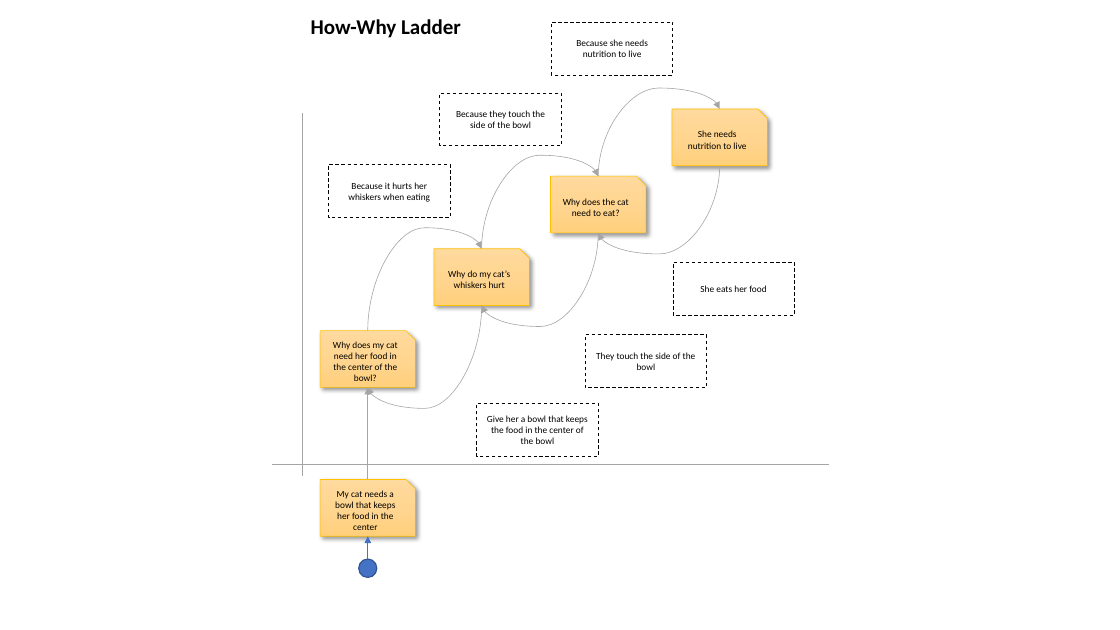
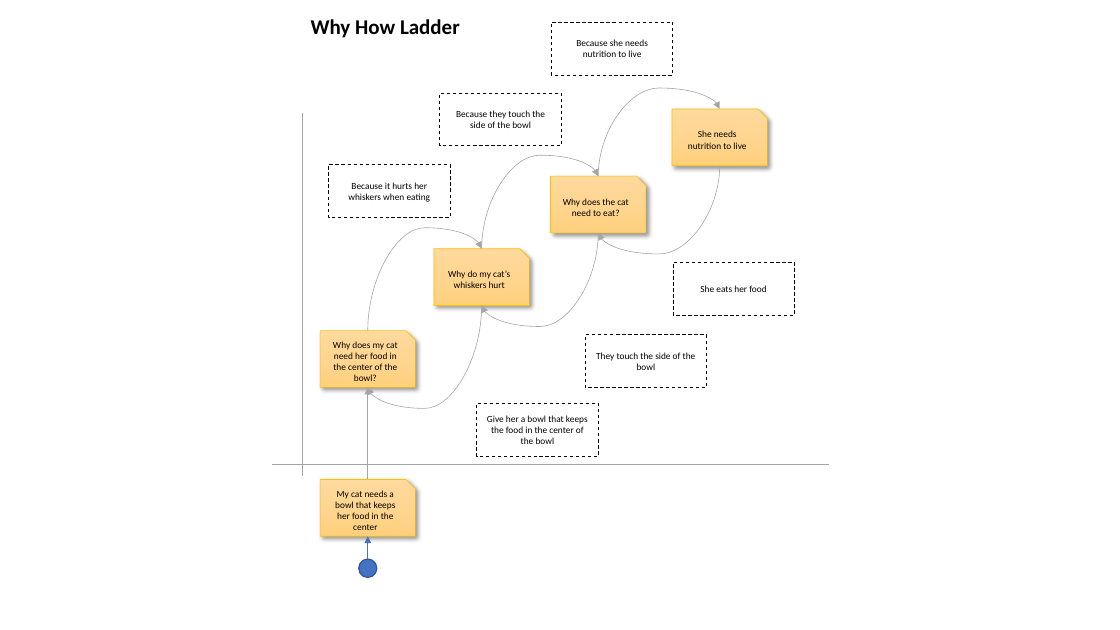
Before and after one commit to 200Meters/Sales-Scrum, a slide deck: slide 19 of assets/Sprint Cadence Diagrams.pptx. Drawn at 1120x630 pixels with LibreOffice and Linux fonts; fonts in the diff are those of the drawing. Boxes give left, top, right and bottom in pixels: in the first picture for what was removed or moved away, otherwise in the second. Text is boxed around its words. In the diff, an @@ line names an element or a change of style, - is before the commit and + after.

```diff
--- a/assets/Sprint Cadence Diagrams.pptx
+++ b/assets/Sprint Cadence Diagrams.pptx
@@ text at [311, 19, 460, 38]: text changed @@
-How-Why Ladder
+Why How Ladder
```
